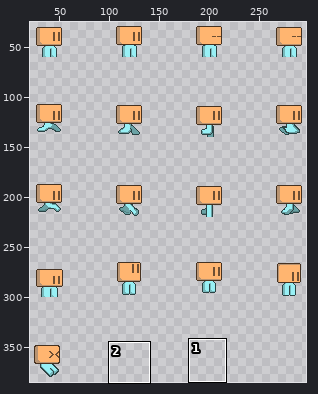
Sprite sheet: src/main/resources/sprites/dex-sprites.png. The first picture is a wide view before the edit; the outline marks the close-up.
Close-up. Before the commit:
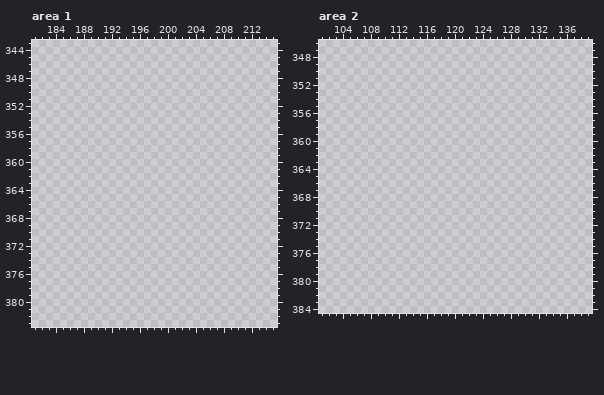
The file is 320x400 pixels. Shown: area 1: x 181..215, y 343..383; area 2: x 101..139, y 346..384. The wide view leaves out empty margins.
Palette (. is transparent): 
The same view after the edit:
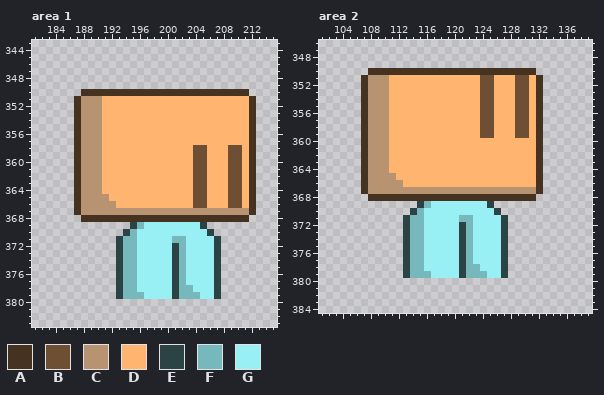
Colours new in this view: A #463221  B #6e4f33  C #b89371  D #ffb570  E #2b4344  F #76b8bb  G #98f0f5
Edits made:
Area 1:
y 350: x 188..211 ........................ -> AAAAAAAAAAAAAAAAAAAAAAAA
y 351..357: x 187..212 .......................... -> ACCCDDDDDDDDDDDDDDDDDDDDDA
y 358..364: x 187..212 .......................... -> ACCCDDDDDDDDDDDDDBBDDDBBDA
y 365: x 187..212 .......................... -> ACCCCDDDDDDDDDDDDBBDDDBBDA
y 366: x 187..212 .......................... -> ACCCCCDDDDDDDDDDDBBDDDBBDA
y 367: x 187..212 .......................... -> ACCCCCCCCCCCCCCCCCCCCCCCCA
y 368: x 188..211 ........................ -> AAAAAAAAAAAAAAAAAAAAAAAA
y 369: x 195..205 ........... -> EFGGGGGGGGE
y 370: x 194..206 ............. -> EFGGGGGGGGGGE
y 371: x 193..207 ............... -> EFFGGGGGFFGGGGE
y 372..377: x 193..207 ............... -> EFFGGGGGEFGGGGE
y 378: x 193..207 ............... -> EFFGGGGGEFFGGGE
y 379: x 193..207 ............... -> EFFFGGGGEFFFGGE
Area 2:
y 350: x 108..131 ........................ -> AAAAAAAAAAAAAAAAAAAAAAAA
y 351..359: x 107..132 .......................... -> ACCCDDDDDDDDDDDDDBBDDDBBDA
y 360..364: x 107..132 .......................... -> ACCCDDDDDDDDDDDDDDDDDDDDDA
y 365: x 107..132 .......................... -> ACCCCDDDDDDDDDDDDDDDDDDDDA
y 366: x 107..132 .......................... -> ACCCCCDDDDDDDDDDDDDDDDDDDA
y 367: x 107..132 .......................... -> ACCCCCCCCCCCCCCCCCCCCCCCCA
y 368: x 108..131 ........................ -> AAAAAAAAAAAAAAAAAAAAAAAA
y 369: x 115..125 ........... -> EFGGGGGGGGE
y 370: x 114..126 ............. -> EFGGGGGGGGGGE
y 371: x 113..127 ............... -> EFFGGGGGFFGGGGE
y 372..377: x 113..127 ............... -> EFFGGGGGEFGGGGE
y 378: x 113..127 ............... -> EFFGGGGGEFFGGGE
y 379: x 113..127 ............... -> EFFFGGGGEFFFGGE
Boxes around the changes in both close-ups, in picture pixels (x1, y1, x2, y2):
added: (74, 89, 256, 299)
added: (361, 68, 543, 278)
